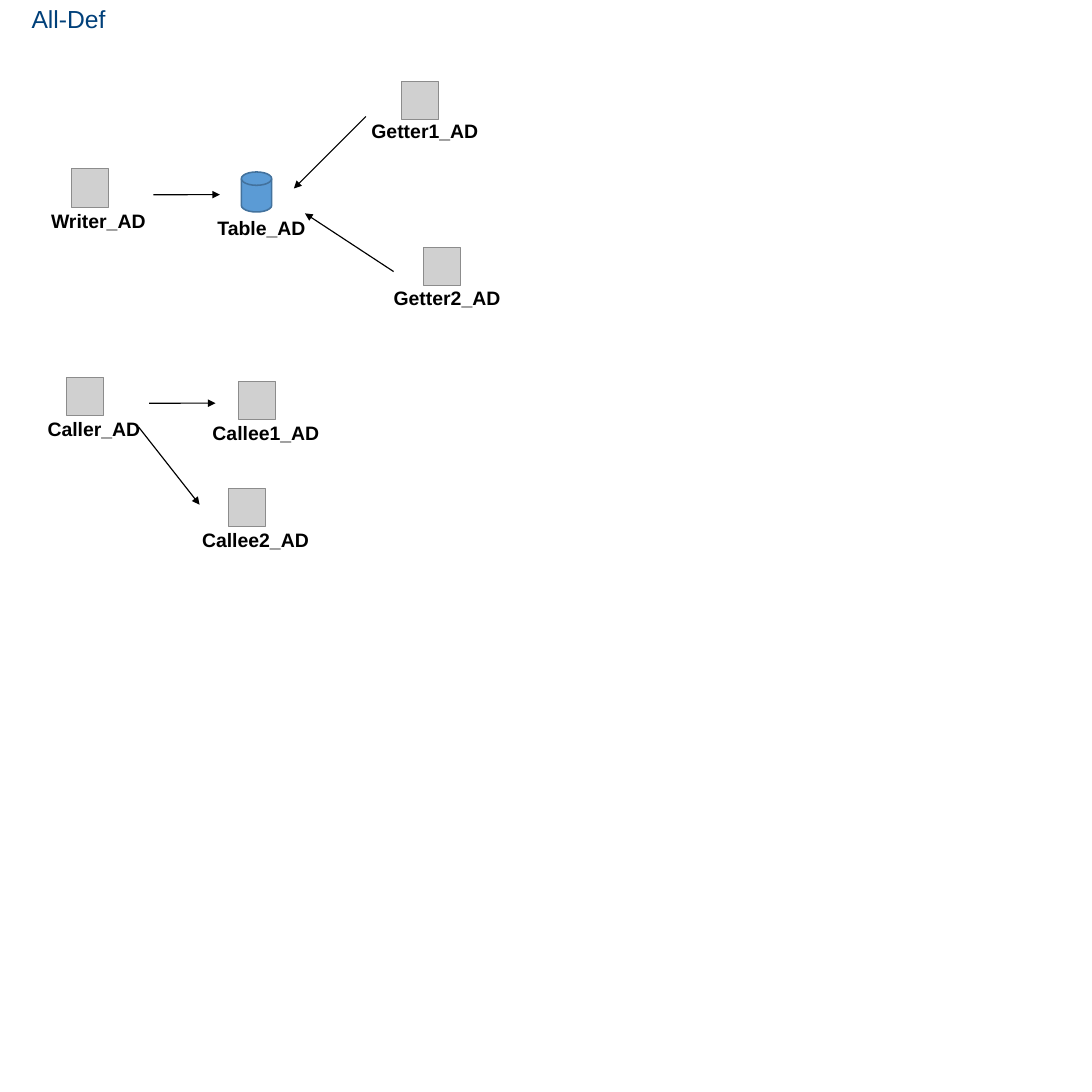
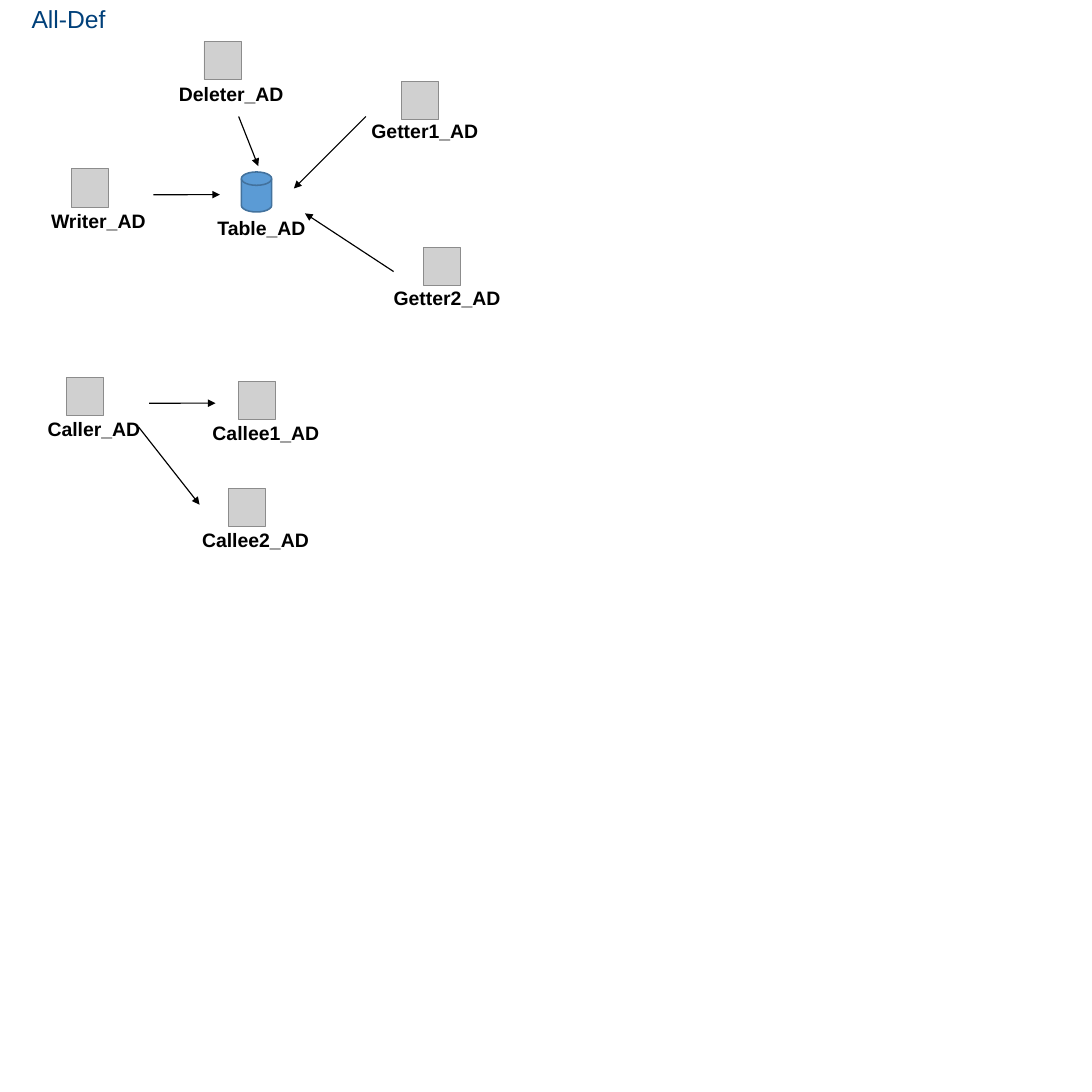
Before and after one commit to snwinz/ServerlessApplicationTool, a slide deck: slide 4 of ExampleForCriteria/ModelsOfApplications.pptx. Drawn at 1092x1092 pixels with LibreOffice and Linux fonts; fonts in the diff are those of the drawing; grey boxes stand for pictures. Boxes give left, top, right and bottom in pixels: in the first picture for what was removed or moved away, otherwise in the second. Text is boxed around its words. In the diff, an @@ line names an element or a change of style, - is before the commit and + after.

```diff
--- a/ExampleForCriteria/ModelsOfApplications.pptx
+++ b/ExampleForCriteria/ModelsOfApplications.pptx
@@ picture added at <box>204,42,241,80</box> @@
@@ text added at <box>179,87,284,104</box>, 25.2 pt, text #000000, bold @@
+Deleter_AD
@@ freeform shape added at <box>238,116,258,166</box>, outline #000000 1.5 pt @@
```
Also in this commit, not shown: 1 other slide changed, 1 slide added.
